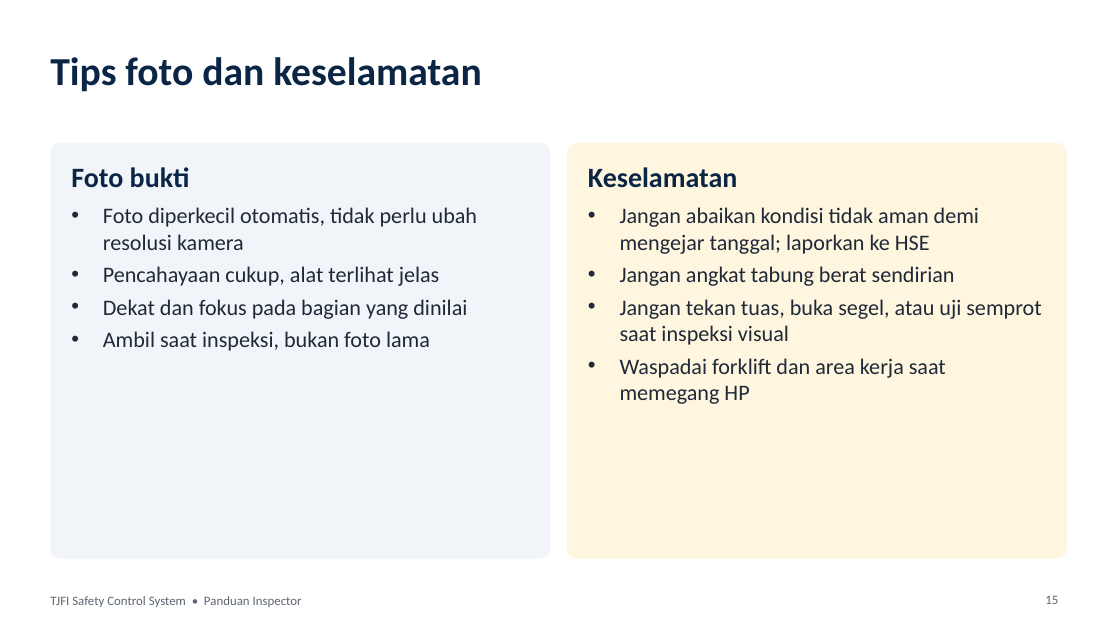
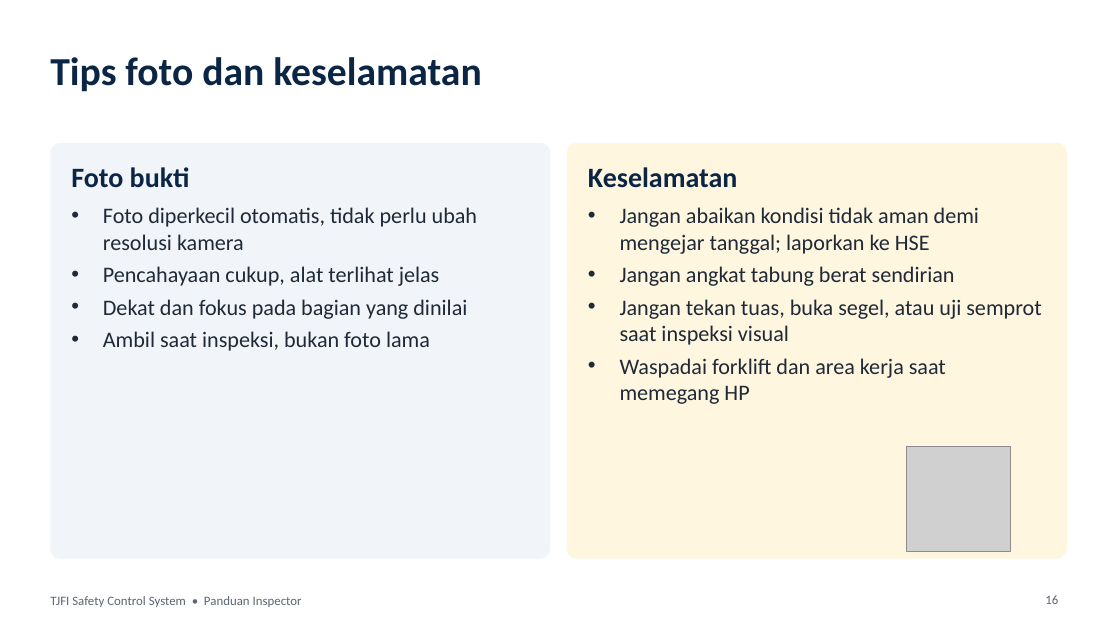
Before and after one commit to tjforge-hse/tjforge-hse.github.io, a slide deck: slide 16 of panduan-inspector.pptx (slide 15 before the commit). Drawn at 1120x630 pixels with LibreOffice and Linux fonts; fonts in the diff are those of the drawing; grey boxes stand for pictures. Boxes give left, top, right and bottom in pixels: in the first picture for what was removed or moved away, otherwise in the second. Text is boxed around its words. In the diff, an @@ line names an element or a change of style, - is before the commit and + after.

```diff
--- a/panduan-inspector.pptx
+++ b/panduan-inspector.pptx
@@ picture added at [907, 446, 1011, 551] @@
@@ page number at [1045, 595, 1058, 604]: text changed @@
-15
+16
```
Also in this commit, not shown: 9 other slides changed, 1 slide added, 1 other file.
